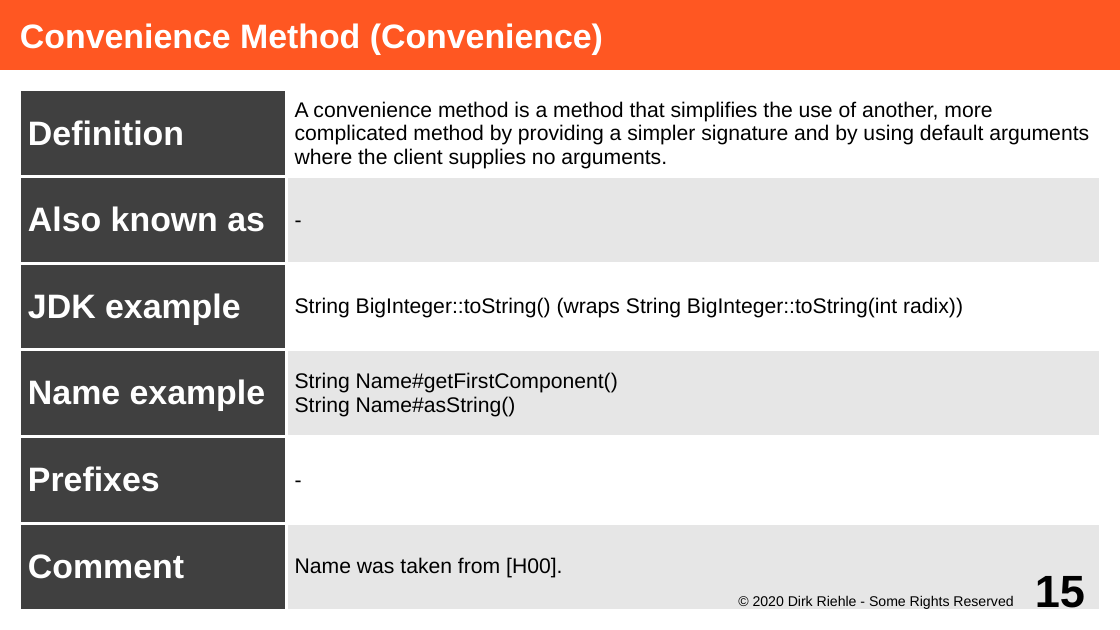
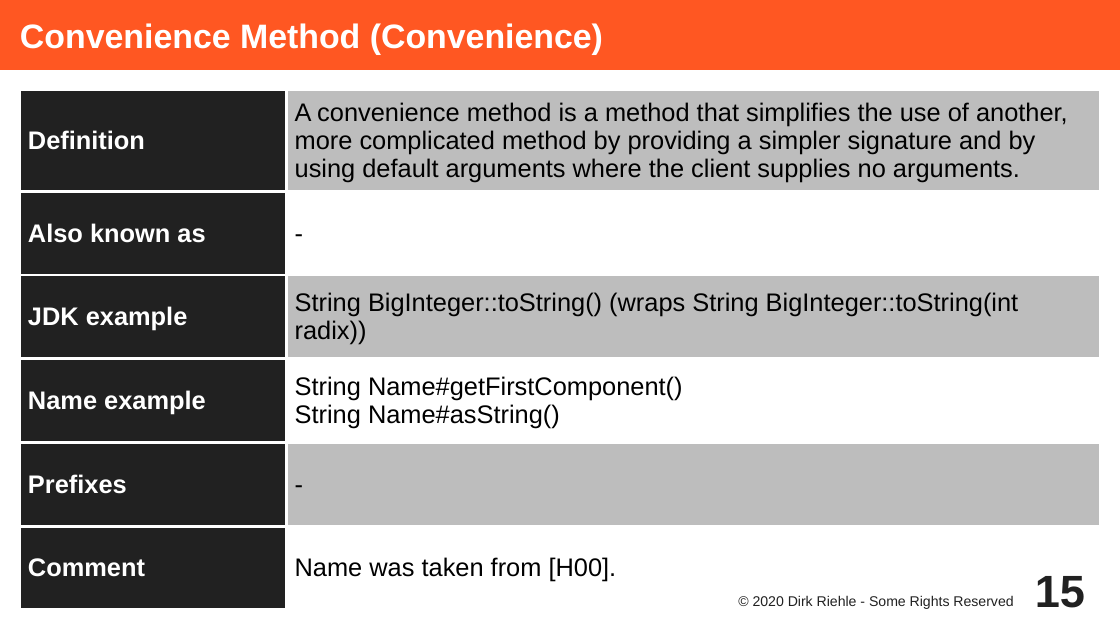
Before and after one commit to dirkriehle/adap-course, a slide deck: slide 15 of Lecture Slides/ADAP C02 - Method Properties.odp. Drawn at 1120x630 pixels with LibreOffice and Linux fonts; fonts in the diff are those of the drawing. Boxes give left, top, right and bottom in pixels: in the first picture for what was removed or moved away, otherwise in the second. Text is boxed around its words. In the diff, an @@ line names an element or a change of style, - is before the commit and + after.

```diff
--- a/Lecture Slides/ADAP C02 - Method Properties.odp
+++ b/Lecture Slides/ADAP C02 - Method Properties.odp
@@ table at (20, 90, 1101, 611) @@
@@ fill #404040 to #212121 in 6 cells @@
@@ fill #FFFFFF to #BDBDBD in 3 cells @@
@@ fill #E6E6E6 to #FFFFFF in 3 cells @@
@@ size 24 to 18 pt in "Definition", "Also known as", "JDK example", "Name example" and 2 more places @@
@@ size 15 to 18 pt in "A convenience method is a method that ...", "-", "String BigInteger::toString() (wraps String BigInteger::toSt ...", "String Name#getFirstComponent()" and 3 more places @@
@@ borders changed @@
@@ page number at (1035, 576, 1085, 608): text colour #000000 to #212121 @@
@@ text "© 2020 Dirk Riehle - ..." at (753, 595, 1013, 609): text colour #000000 to #212121 @@
```
Also in this commit, not shown: 19 other slides changed, 3 other files.
